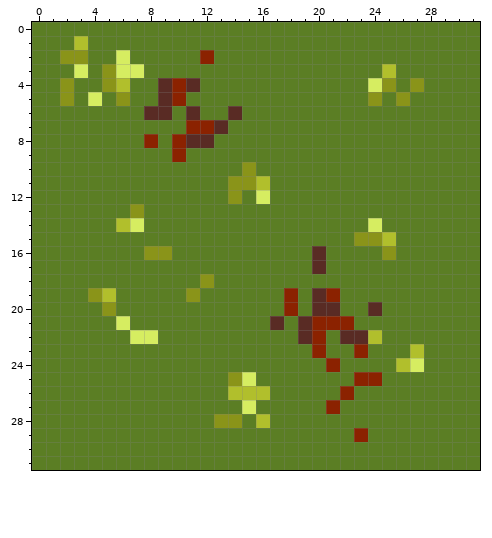
Pixel-art sprite, stored at gameplay/sprites/terrain_tile.png. This is how it looked before the edit.
The file is 32x32 pixels.
And afterwards:
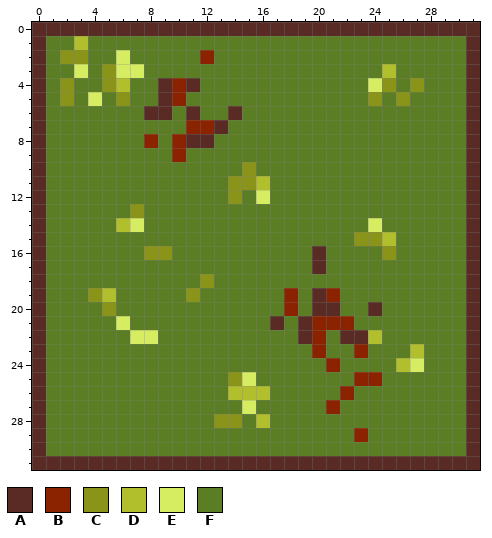
Palette (. is transparent): A #592b24  B #8b2200  C #8a9419  D #b1bf2c  E #d6ed61  F #5b7e24
From old to new:
y 0: x 0..31 FFFFFFFFFFFFFFFFFFFFFFFFFFFFFFFF -> AAAAAAAAAAAAAAAAAAAAAAAAAAAAAAAA
y 1..30: x 0 F -> A; x 31 F -> A
y 31: x 0..31 FFFFFFFFFFFFFFFFFFFFFFFFFFFFFFFF -> AAAAAAAAAAAAAAAAAAAAAAAAAAAAAAAA
Pixel boxes of the changes (left, top, right, bottom) in both pictures:
changed: (32, 22, 480, 470)
